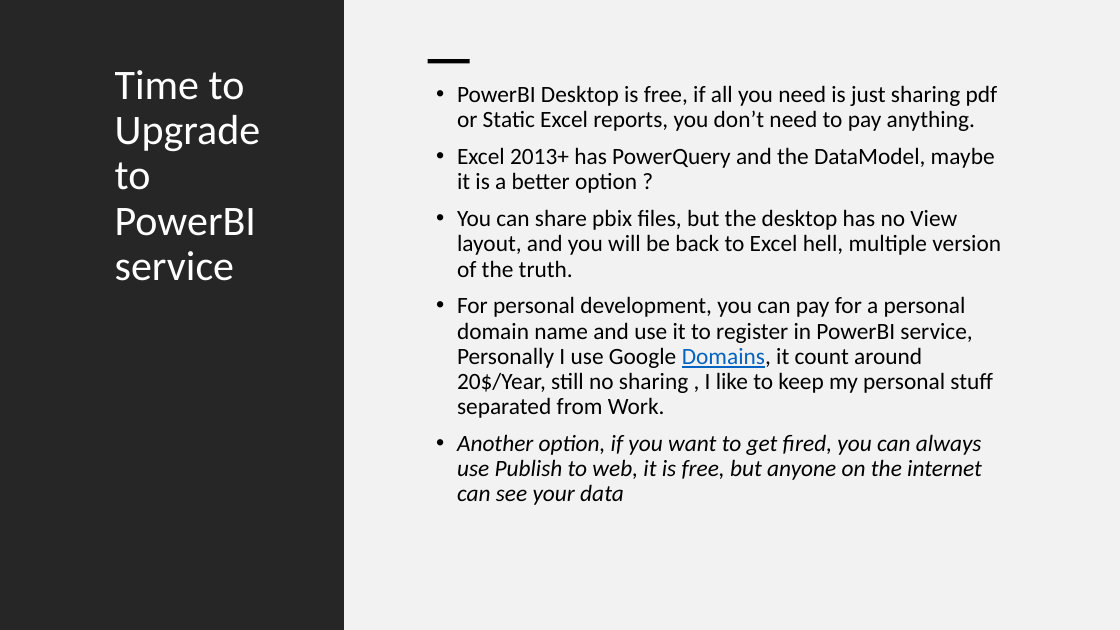
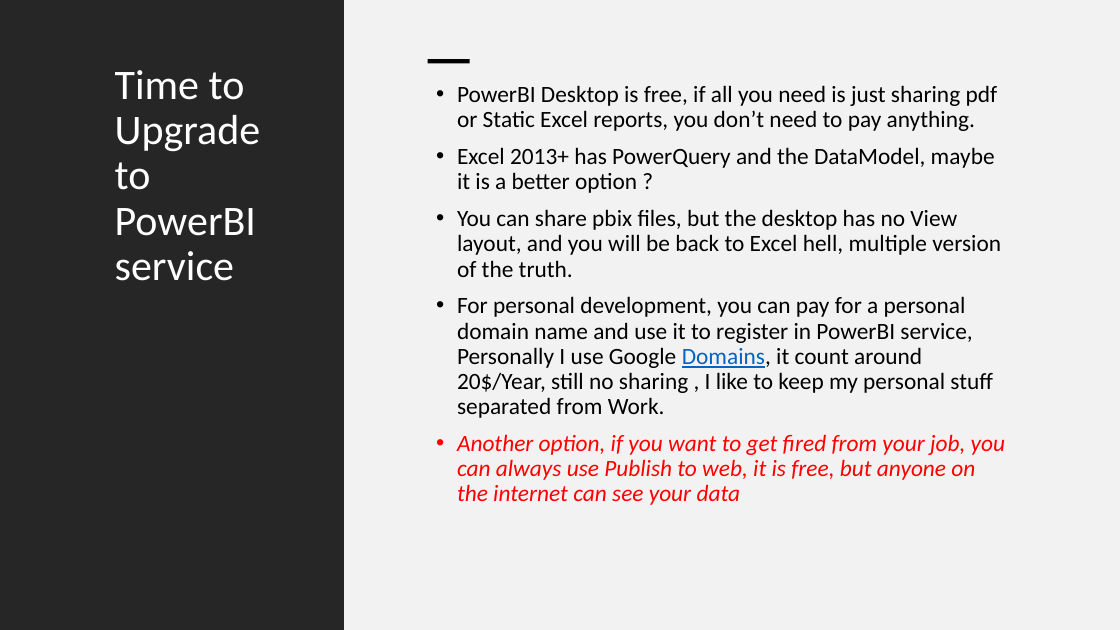
Before and after one commit to djouallah/projectcontrolpresentation, a slide deck: slide 7 of PowerBI as an integration tool in Project Controls.pptx. Drawn at 1120x630 pixels with LibreOffice and Linux fonts; fonts in the diff are those of the drawing. Boxes give left, top, right and bottom in pixels: in the first picture for what was removed or moved away, otherwise in the second. Text is boxed around its words. In the diff, an @@ line names an element or a change of style, - is before the commit and + after.

```diff
--- a/PowerBI as an integration tool in Project Controls.pptx
+++ b/PowerBI as an integration tool in Project Controls.pptx
@@ text at (457, 434, 1005, 505): text changed; text colour #000000 to #FF0000 @@
-• Another option, if you want to get fired, you can always use Publish to web, it is free, but anyone on the internet can see your data
+• Another option, if you want to get fired from your job, you can always use Publish to web, it is free, but anyone on the internet can see your data
```
Also in this commit, not shown: 1 slide added.
